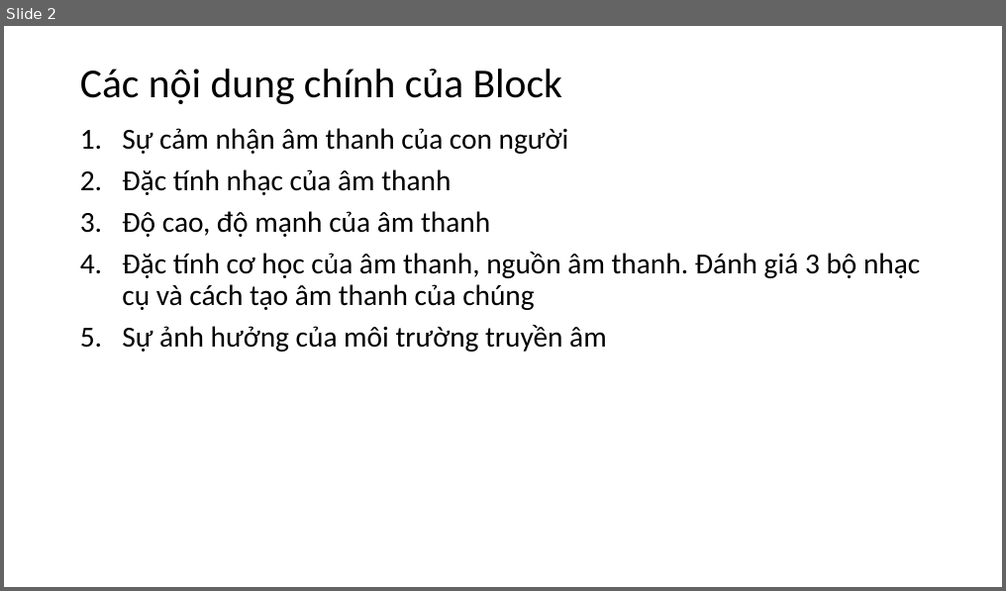
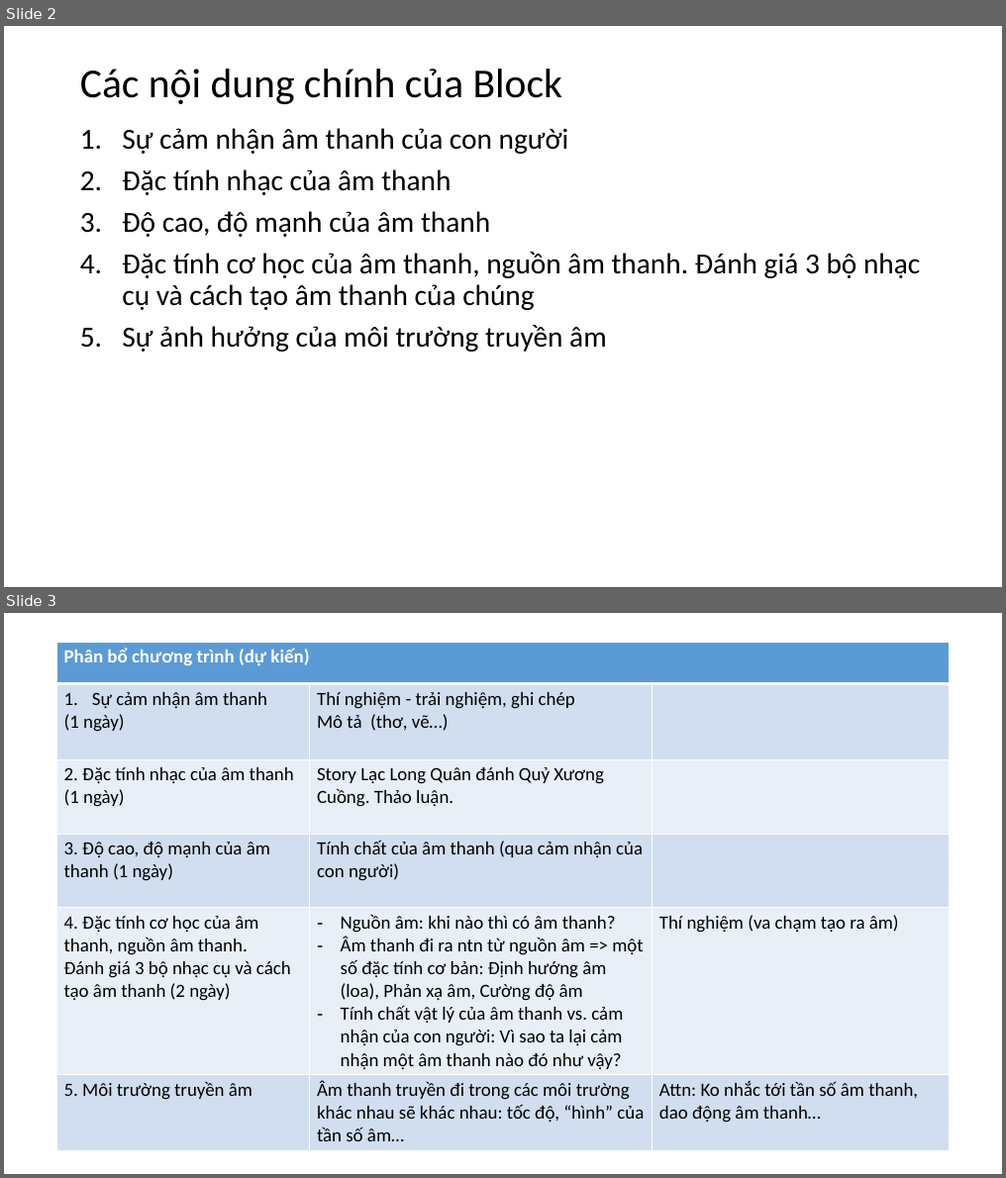
Before and after one commit to LeThoEdu/Nila_Class7, a slide deck: Block_VatLy_6_AmThanh.pptx. Shown one above the other, each under a label of ours: slide 2 before the commit, slides 2 and 3 after it. The pictures are 1006x591 and 1006x1178 pixels, drawn with LibreOffice and Linux fonts; fonts in the diff are those of the drawing. Boxes give left, top, right and bottom in pixels: in the first picture for what was removed or moved away, otherwise in the second. Text is boxed around its words. In the diff, an @@ line names an element or a change of style, - is before the commit and + after.

Commit message:
Phân bổ theo ngày
Trao đổi với Thọ về phân bổ nội dung "âm thanh"

```diff
--- a/Block_VatLy_6_AmThanh.pptx
+++ b/Block_VatLy_6_AmThanh.pptx
@@ slide 3 added at (4, 613, 1002, 1174), background #FFFFFF @@
@@ table added at (56, 642, 949, 1147), 6 rows, 3 columns @@
+Phân bổ chương trình (dự kiến) |  | 
+Sự cảm nhận âm thanh / (1 ngày) | Thí nghiệm - trải nghiệm, ghi chép / Mô tả (thơ, vẽ…) | 
+2. Đặc tính nhạc của âm thanh (1 ngày) | Story Lạc Long Quân đánh Quỷ Xương Cuồng. Thảo luận. | 
+3. Độ cao, độ mạnh của âm thanh (1 ngày) | Tính chất của âm thanh (qua cảm nhận của con người) | 
+4. Đặc tính cơ học của âm thanh, nguồn âm thanh. / Đánh giá 3 bộ nhạc cụ và cách tạo âm thanh (2 ngày) | Nguồn âm: khi nào thì có âm thanh? / Âm thanh đi ra ntn từ nguồn âm => một số đặc tính cơ bản: Định hướng âm (loa), Phản xạ âm, Cường độ âm / Tính chất vật lý của âm thanh vs. cảm nhận của con người: Vì sao ta lại cảm nhận một âm thanh nào đó như vậy? | Thí nghiệm (va chạm tạo ra âm)
+5. Môi trường truyền âm | Âm thanh truyền đi trong các môi trường khác nhau sẽ khác nhau: tốc độ, “hình” của tần số âm… | Attn: Ko nhắc tới tần số âm thanh, dao động âm thanh…
```
Also in this commit, not shown: 1 slide removed.
